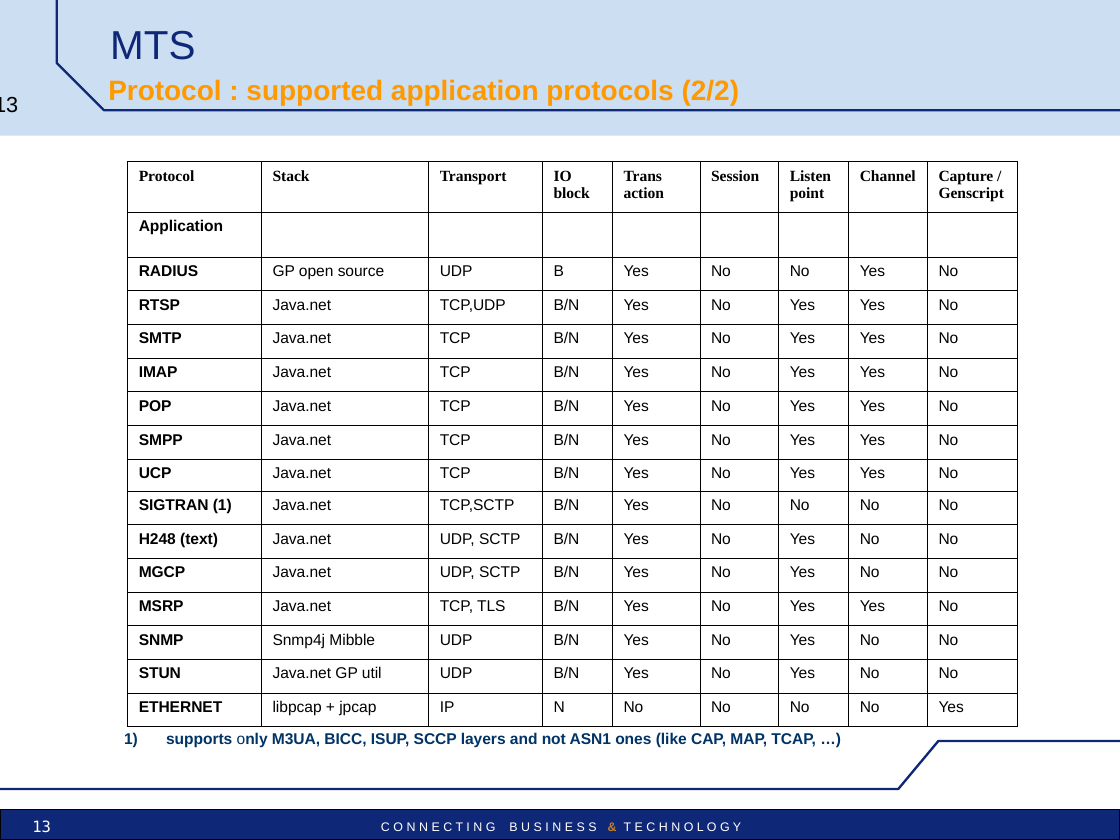
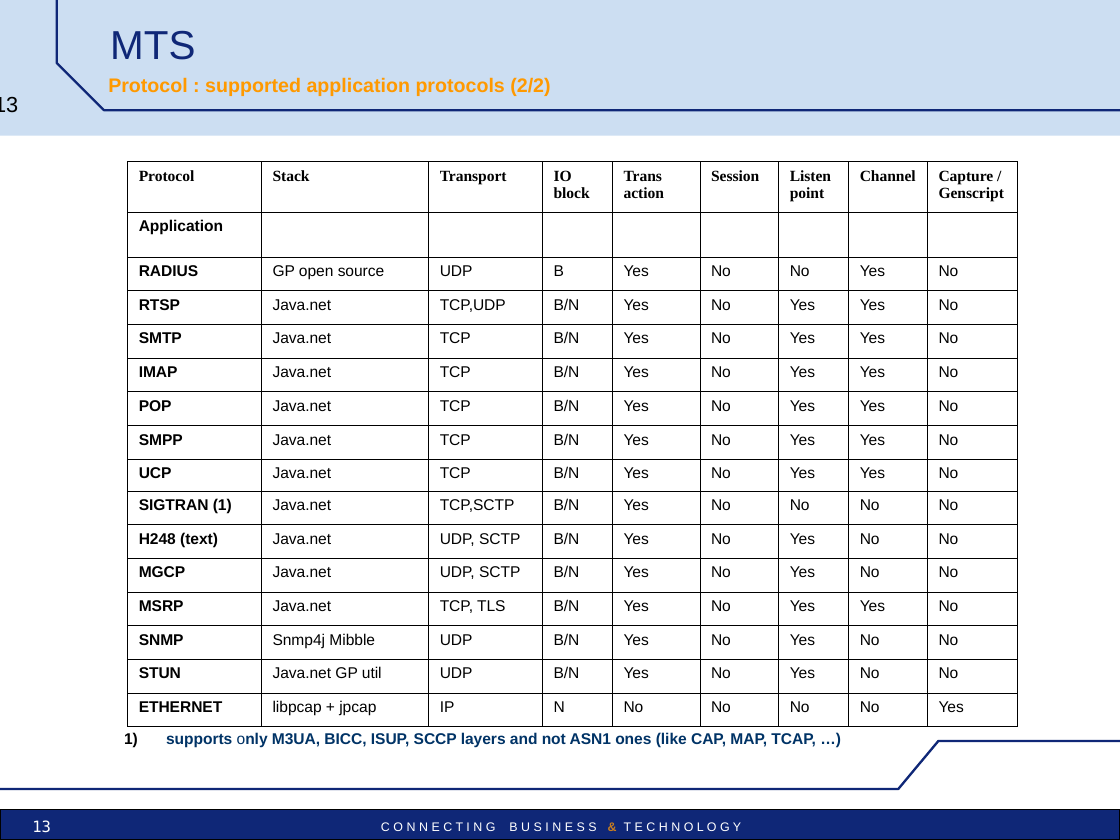
Before and after one commit to vu3mmg/mts-project, a slide deck: slide 13 of trunk/mts/src/main/doc/MTS_pres_technical.ppt. Drawn at 1120x840 pixels with LibreOffice and Linux fonts; fonts in the diff are those of the drawing; background and template pictures are left out. Boxes give left, top, right and bottom in pixels: in the first picture for what was removed or moved away, otherwise in the second. Text is boxed around its words. In the diff, an @@ line names an element or a change of style, - is before the commit and + after.

```diff
--- a/trunk/mts/src/main/doc/MTS_pres_technical.ppt
+++ b/trunk/mts/src/main/doc/MTS_pres_technical.ppt
@@ text "Protocol : supported application protocols ..." at (108, 77, 550, 96): size 18 to 12.6 pt @@
@@ text "supports only M3UA, BICC, ISUP, ..." at (166, 732, 816, 747): bullet colour #003366 to #000000 @@
```
Also in this commit, not shown: 31 other slides changed, 6 other files.
